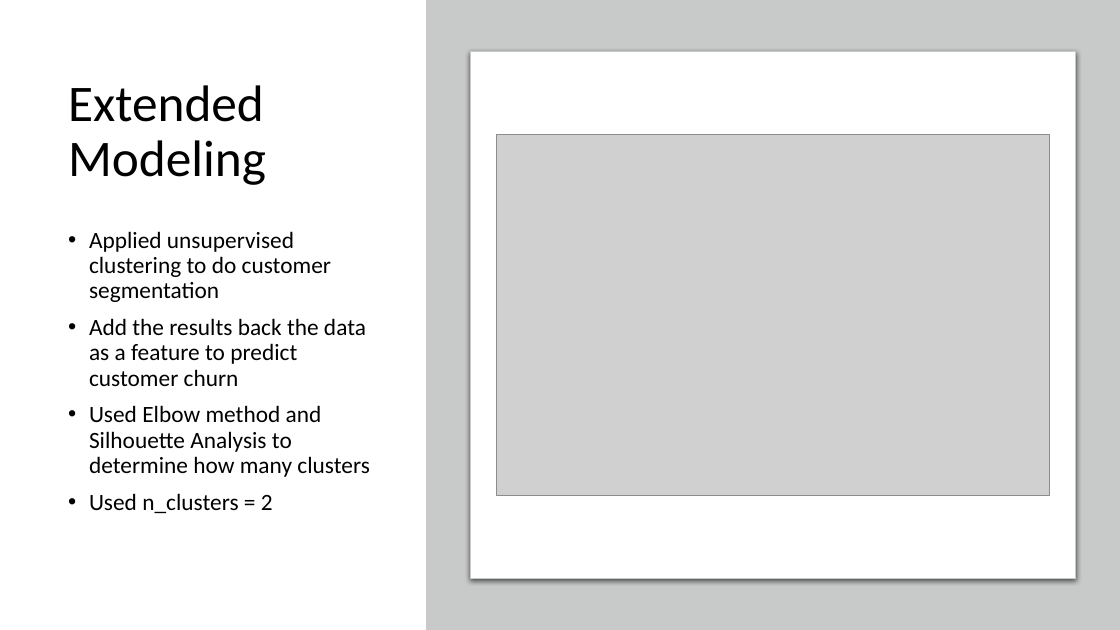
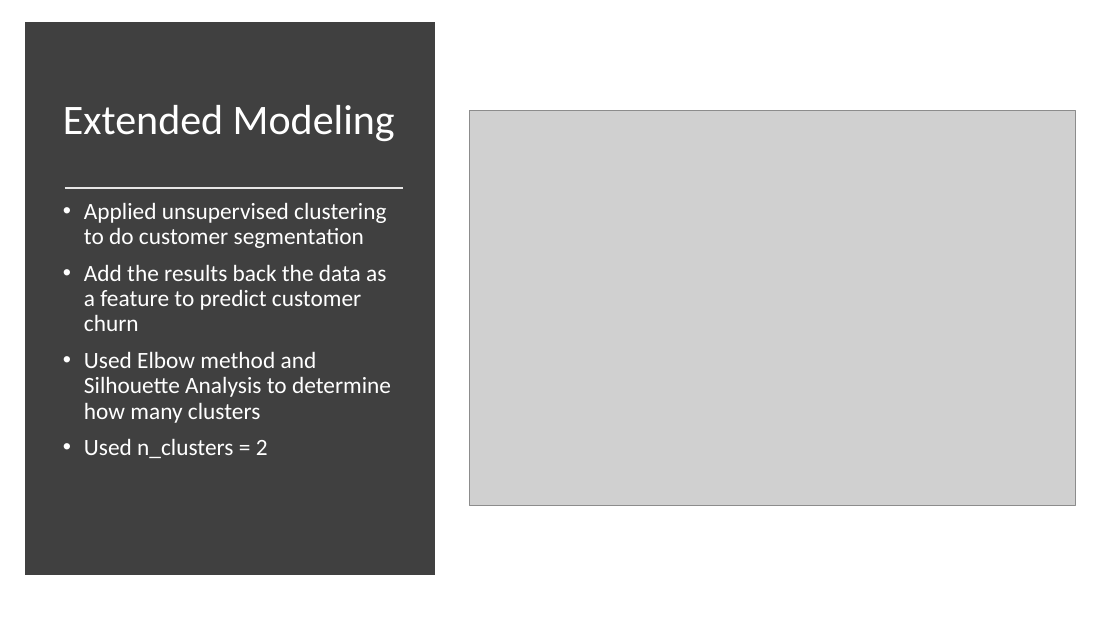
Before and after one commit to jinshuochen/Spring-Board-Capstone-Three, a slide deck: slide 17 of Customer Churn/reports/Customer Churn Final Presentation.pptx (slide 18 before the commit). Drawn at 1120x630 pixels with LibreOffice and Linux fonts; fonts in the diff are those of the drawing; grey boxes stand for pictures. Boxes give left, top, right and bottom in pixels: in the first picture for what was removed or moved away, otherwise in the second. Text is boxed around its words. In the diff, an @@ line names an element or a change of style, - is before the commit and + after.

Commit message:
Updated Final Presentation
Changed the background

```diff
--- a/Customer Churn/reports/Customer Churn Final Presentation.pptx
+++ b/Customer Churn/reports/Customer Churn Final Presentation.pptx
@@ background #000000 to #FFFFFF @@
@@ rectangle added at box(31, 28, 429, 570), fill #404040, outline #404040 10 pt @@
@@ rectangle removed at box(426, 0, 1120, 630) @@
@@ title "Extended Modeling" at box(63, 105, 395, 141): size 44 to 36 pt @@
@@ rounded rectangle removed at box(471, 51, 1075, 579) @@
@@ picture: place and size @@
-picture at box(497, 134, 1049, 496)
+picture at box(470, 110, 1075, 506)
@@ text "Applied unsupervised clustering to do ..." rewrapped from box(89, 231, 369, 513) to box(84, 203, 391, 458) @@
@@ line added from (65, 188) to (403, 188), #E7E6E6 1.75 pt @@
```
Also in this commit, not shown: 17 other slides changed, 1 slide removed.
